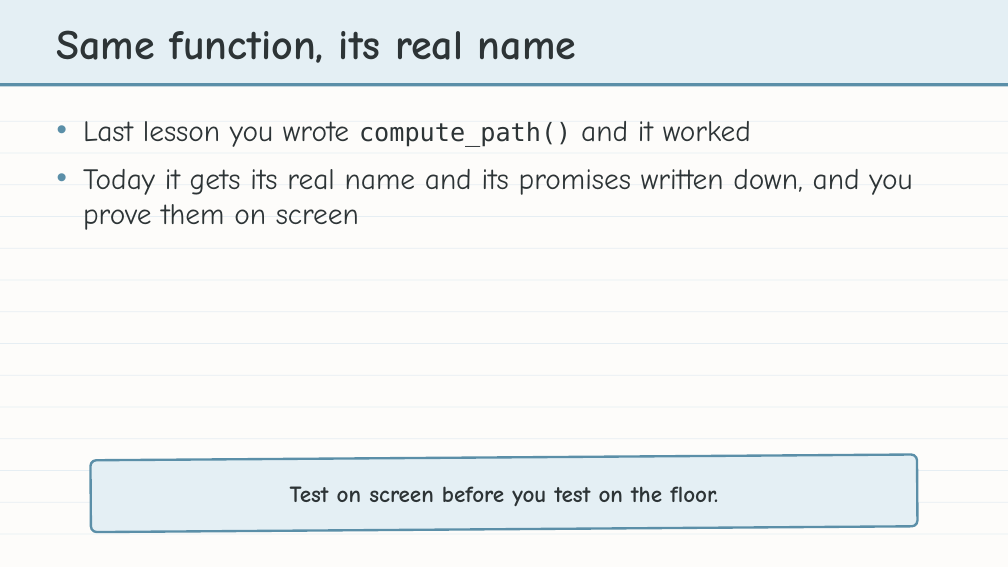
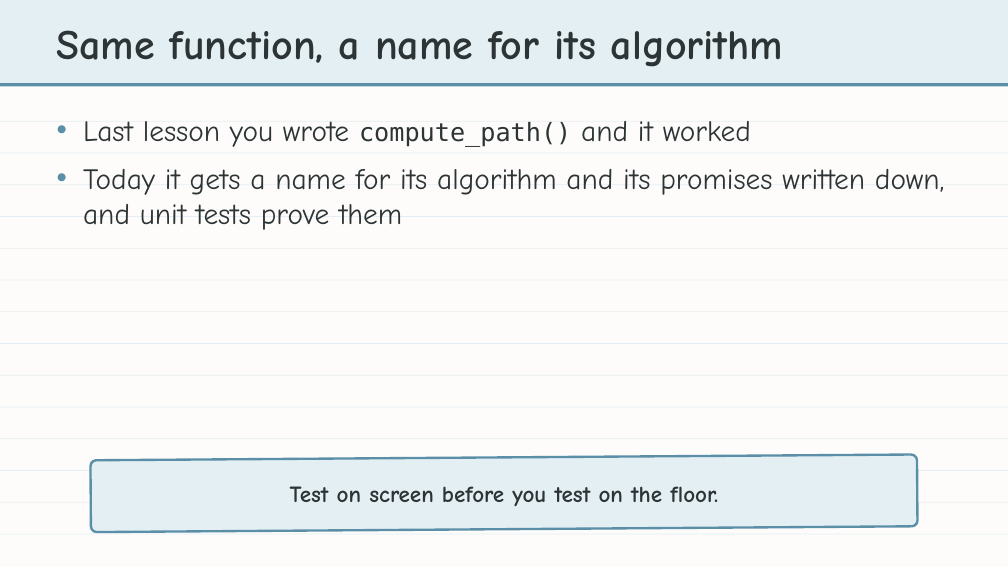
Before and after one commit to bradamiller/LearningPython, a slide deck: slide 2 of static/slides/module-04-manhattan/module-4-lesson-05-naming-and-testing-the-planner.pptx. Drawn at 1008x567 pixels with LibreOffice and Linux fonts; fonts in the diff are those of the drawing. Boxes give left, top, right and bottom in pixels: in the first picture for what was removed or moved away, otherwise in the second. Text is boxed around its words. In the diff, an @@ line names an element or a change of style, - is before the commit and + after.

```diff
--- a/static/slides/module-04-manhattan/module-4-lesson-05-naming-and-testing-the-planner.pptx
+++ b/static/slides/module-04-manhattan/module-4-lesson-05-naming-and-testing-the-planner.pptx
@@ text at (57,30,783,67): text changed @@
-Same function, its real name
+Same function, a name for its algorithm
@@ text at (83,169,944,230): text changed @@
-• Today it gets its real name and its promises written down, and you prove them on screen
+• Today it gets a name for its algorithm and its promises written down, and unit tests prove them
```
Also in this commit, not shown: 4 other slides changed, 1 slide removed, 5 other files.
